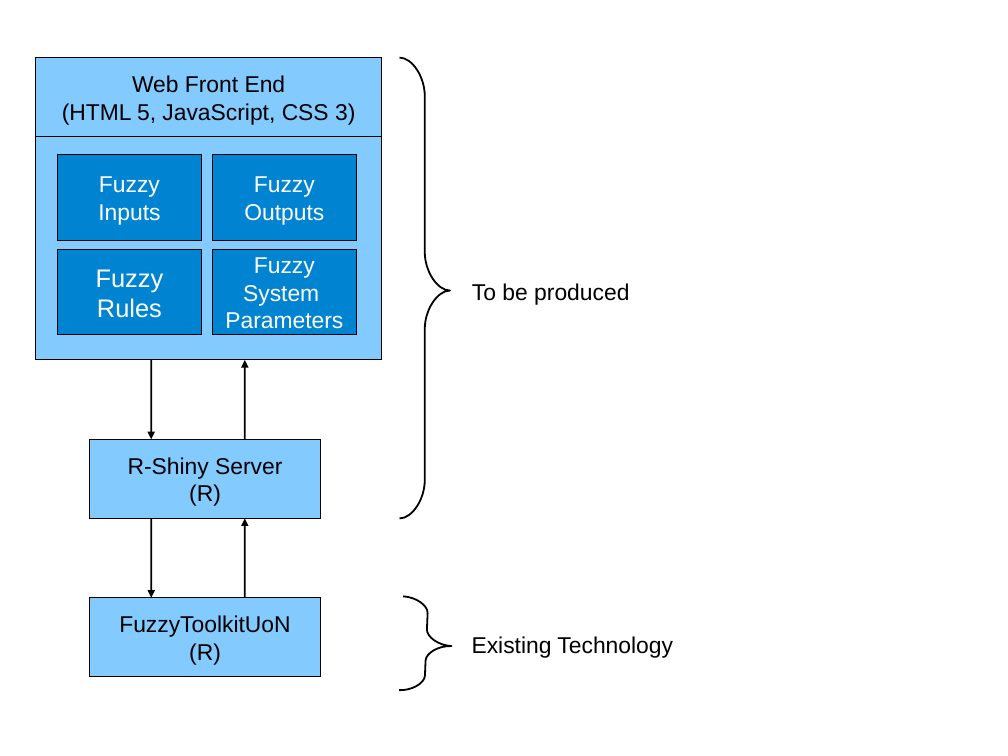
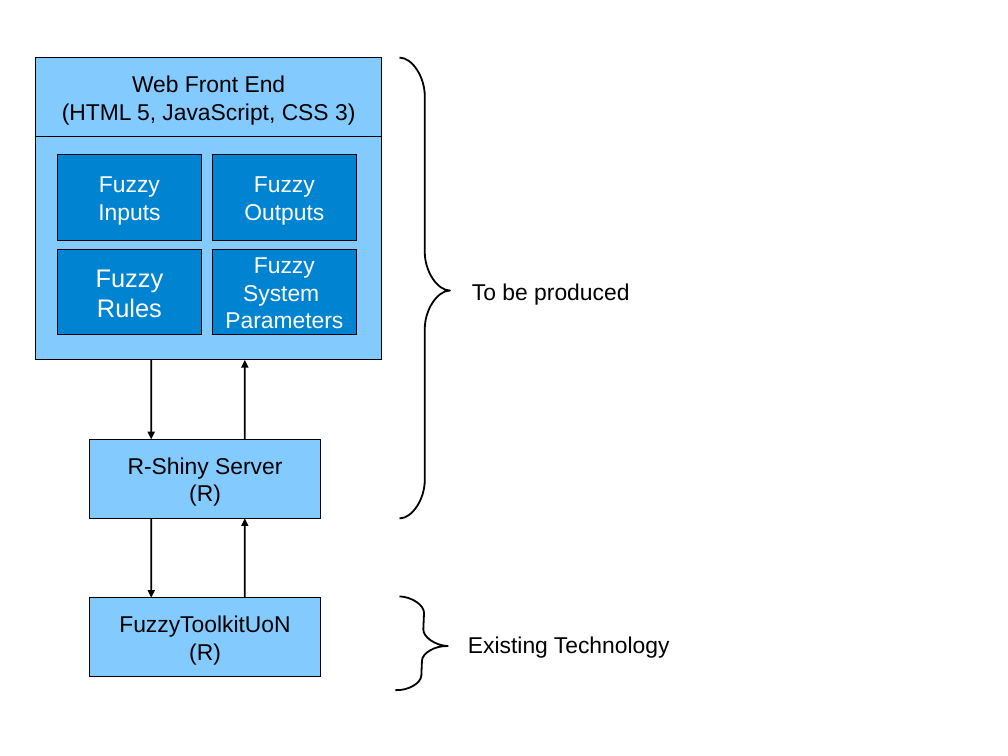
Before and after one commit to nargarawr/ids-github, a slide deck: slide 8 of Documentation/images/designs.odp. Drawn at 1008x756 pixels with LibreOffice and Linux fonts; fonts in the diff are those of the drawing. Boxes give left, top, right and bottom in pixels: in the first picture for what was removed or moved away, otherwise in the second. Text is boxed around its words. In the diff, an @@ line names an element or a change of style, - is before the commit and + after.

```diff
--- a/Documentation/images/designs.odp
+++ b/Documentation/images/designs.odp
@@ freeform shape: place and size @@
-freeform shape at bbox=[400, 596, 454, 693]
+freeform shape at bbox=[396, 596, 450, 693]
@@ text "Existing Technology": place and size @@
-text "Existing Technology" at bbox=[472, 636, 673, 658]
+text "Existing Technology" at bbox=[468, 636, 670, 658]
```
Also in this commit, not shown: 10 other files.
